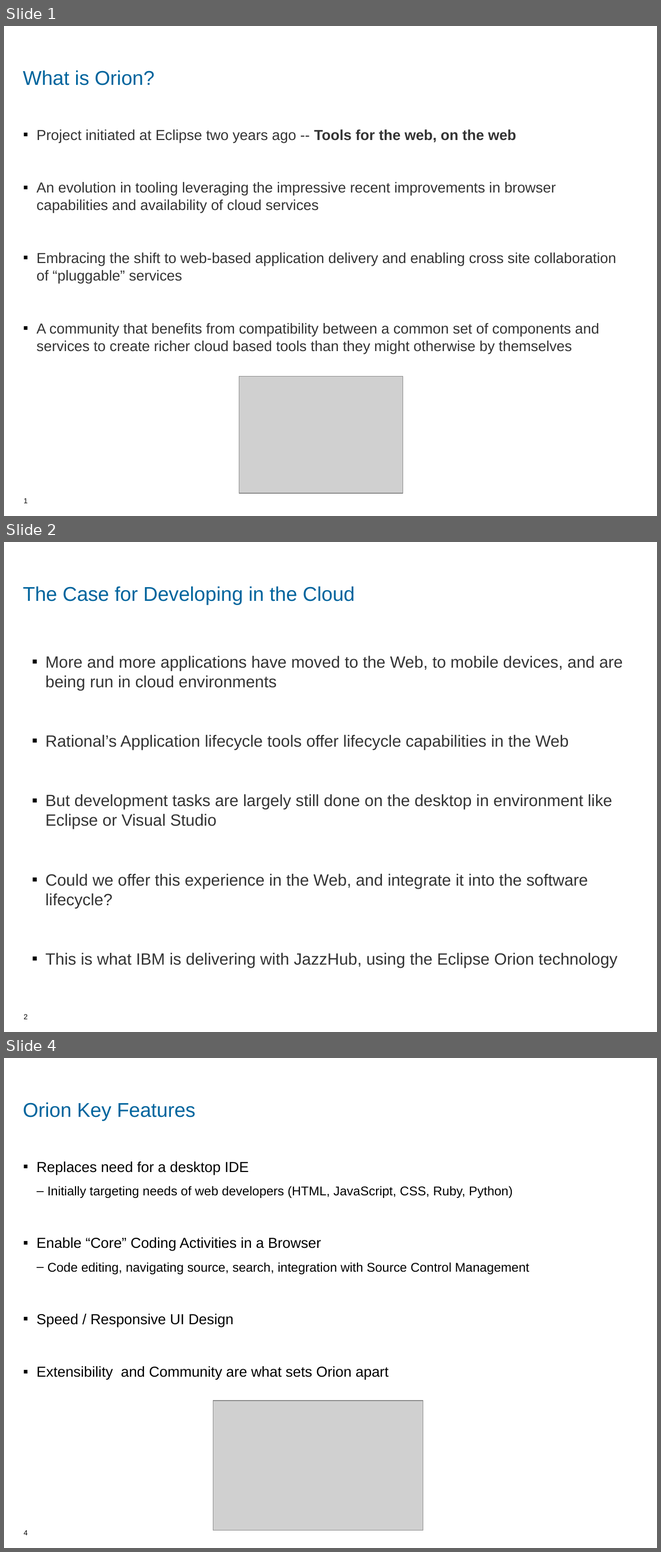
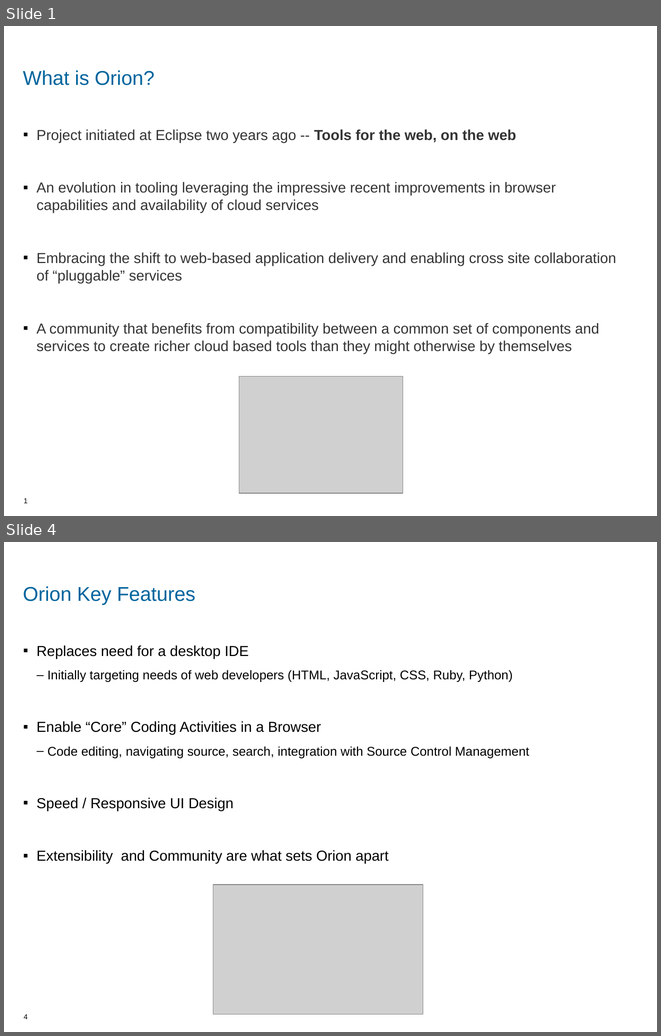
Before and after one commit to jarthorn/e4rover, a slide deck: eclipseconeurope2013/jazzhub-orion.odp. Shown one above the other, each under a label of ours: slides 1, 2 and 4 before the commit, slides 1 and 4 after it; the slides between them are not shown. The pictures are 661x1552 and 661x1036 pixels, drawn with LibreOffice and Linux fonts; fonts in the diff are those of the drawing; grey boxes stand for pictures; background and template pictures are left out. Boxes give left, top, right and bottom in pixels: in the first picture for what was removed or moved away, otherwise in the second. Text is boxed around its words. In the diff, an @@ line names an element or a change of style, - is before the commit and + after.

```diff
--- a/eclipseconeurope2013/jazzhub-orion.odp
+++ b/eclipseconeurope2013/jazzhub-orion.odp
@@ slide 2 removed at box(4, 542, 657, 1032), background #FFFFFF @@
@@ title removed at box(23, 586, 355, 605) @@
-The Case for Developing in the Cloud
@@ text removed at box(45, 655, 623, 967) @@
-▪ More and more applications have moved to the Web, to mobile devices, and are being run in cloud environments
-▪ Rational’s Application lifecycle tools offer lifecycle capabilities in the Web
-▪ But development tasks are largely still done on the desktop in environment like Eclipse or Visual Studio
-▪ Could we offer this experience in the Web, and integrate it into the software lifecycle?
-▪ This is what IBM is delivering with JazzHub, using the Eclipse Orion technology
@@ page number removed at box(24, 1014, 28, 1019) @@
-2
```
Also in this commit, not shown: 3 slides changed, 6 slides added, 1 other slide removed.
